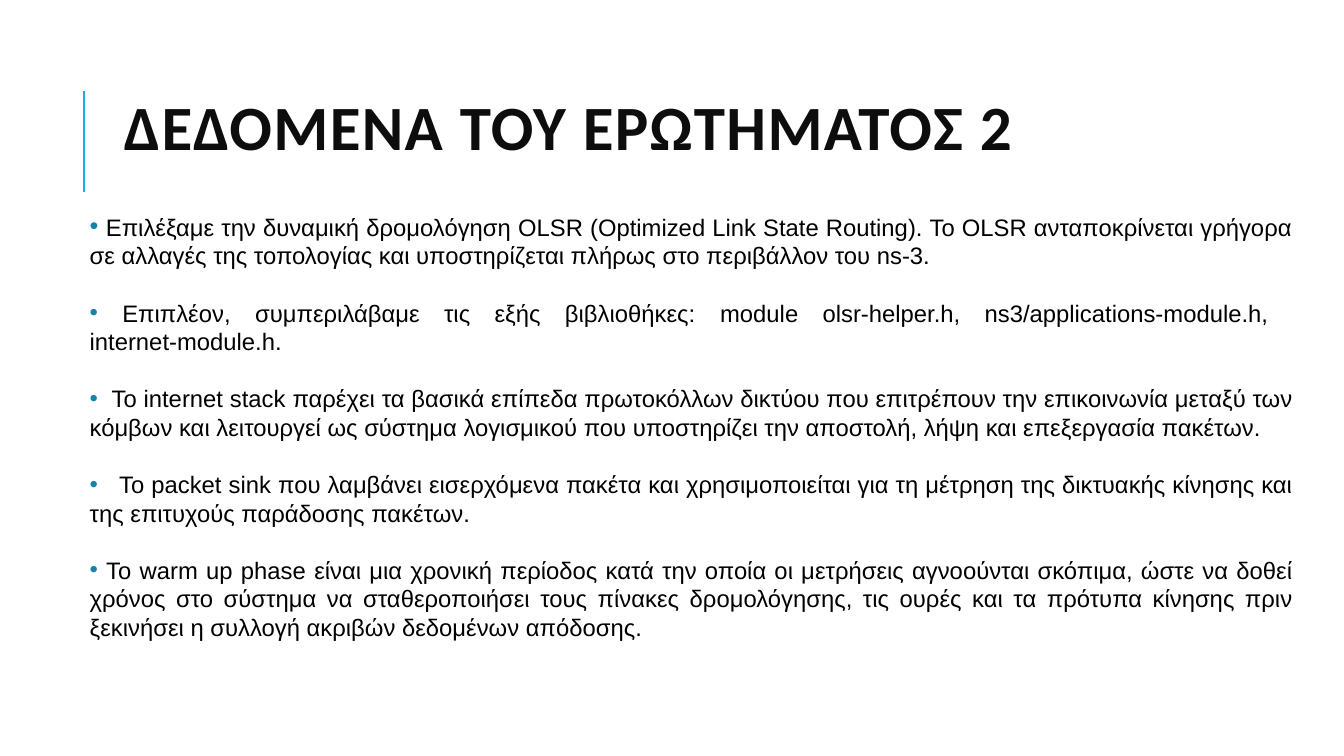
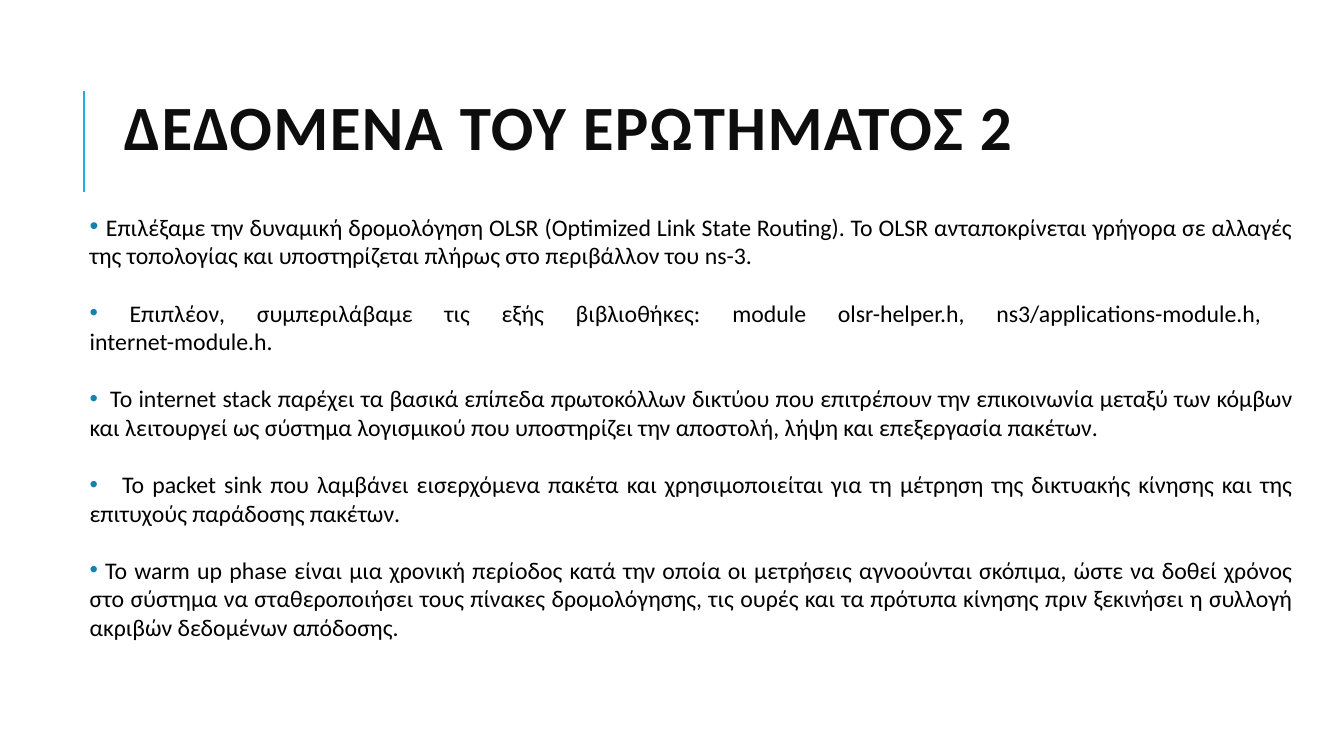
Before and after one commit to grgmyl/Ns3Project, a slide deck: slide 8 of Presentations/Ns-3_presentation_F.pptx. Drawn at 1344x756 pixels with LibreOffice and Linux fonts; fonts in the diff are those of the drawing. Boxes give left, top, right and bottom in pixels: in the first picture for what was removed or moved away, otherwise in the second. Text is boxed around its words. In the diff, an @@ line names an element or a change of style, - is before the commit and + after.

```diff
--- a/Presentations/Ns-3_presentation_F.pptx
+++ b/Presentations/Ns-3_presentation_F.pptx
@@ text "Επιλέξαμε την δυναμική δρομολόγηση OLSR ..." at (x1=90, y1=218, x2=1293, y2=640): font Arial to Calibri @@
```
